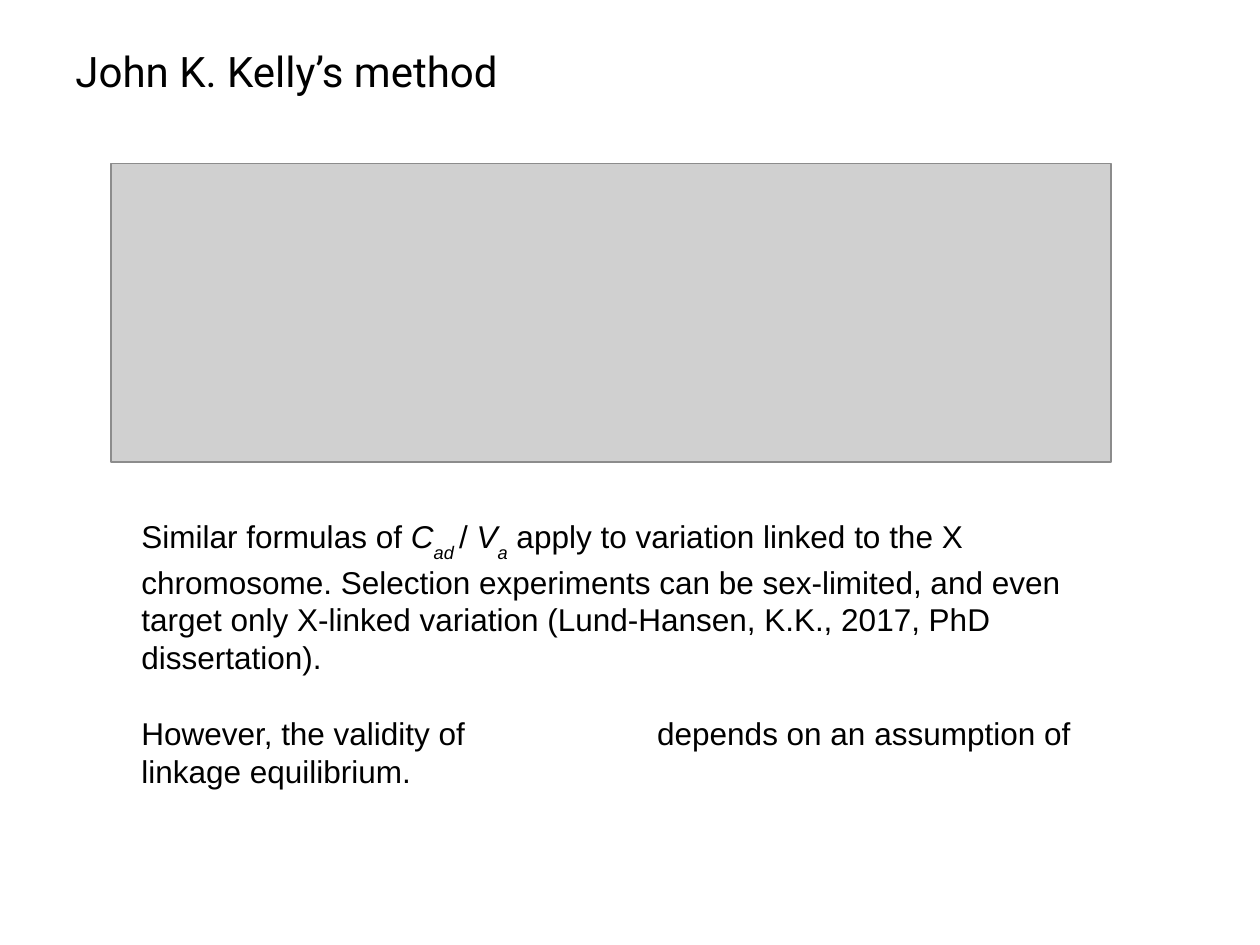
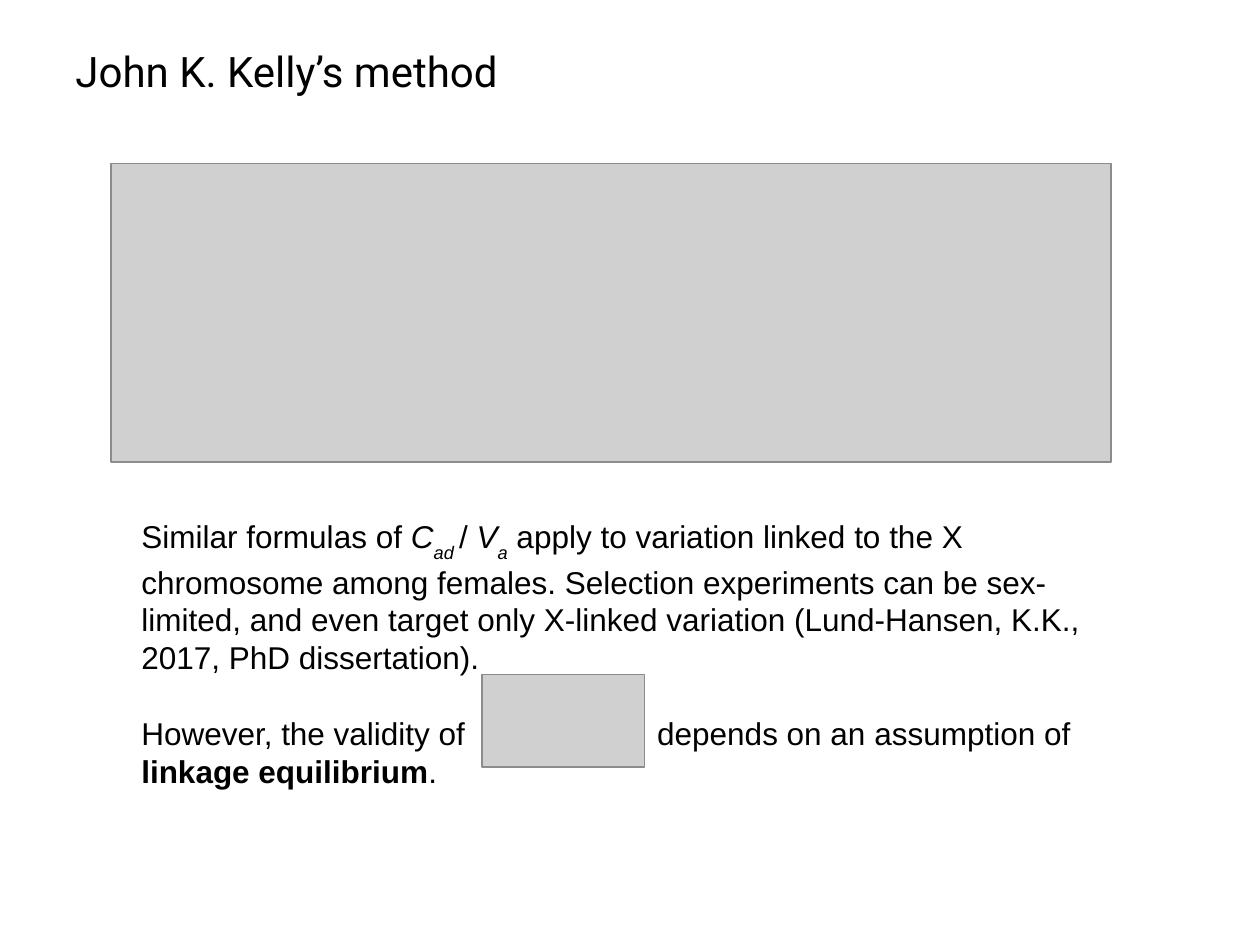
Before and after one commit to IgnasiLucas/UX, a slide deck: slide 27 of doc/2018_Prague/UX.odp (slide 25 before the commit). Drawn at 1260x945 pixels with LibreOffice and Linux fonts; fonts in the diff are those of the drawing; grey boxes stand for pictures; background and template pictures are left out. Boxes give left, top, right and bottom in pixels: in the first picture for what was removed or moved away, otherwise in the second. Text is boxed around its words. In the diff, an @@ line names an element or a change of style, - is before the commit and + after.

Commit message:
Finished presentation

```diff
--- a/doc/2018_Prague/UX.odp
+++ b/doc/2018_Prague/UX.odp
@@ text at (141,525,1079,675): text changed @@
-Similar formulas of Cad / Va apply to variation linked to the X chromosome. Selection experiments can be sex-limited, and even target only X-linked variation (Lund-Hansen, K.K., 2017, PhD dissertation).
+Similar formulas of Cad / Va apply to variation linked to the X chromosome among females. Selection experiments can be sex-limited, and even target only X-linked variation (Lund-Hansen, K.K., 2017, PhD dissertation).
@@ picture added at (483,674,645,766) @@
@@ text at (141,722,1070,751): bold on in "linkage equilibrium." @@
```
Also in this commit, not shown: 2 other slides changed, 13 slides added, 1 slide removed.
